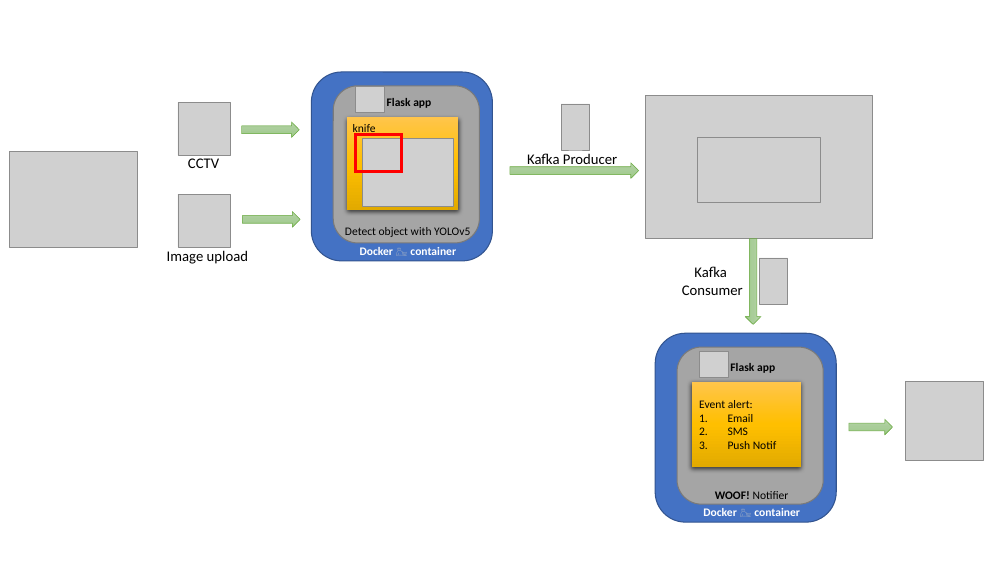
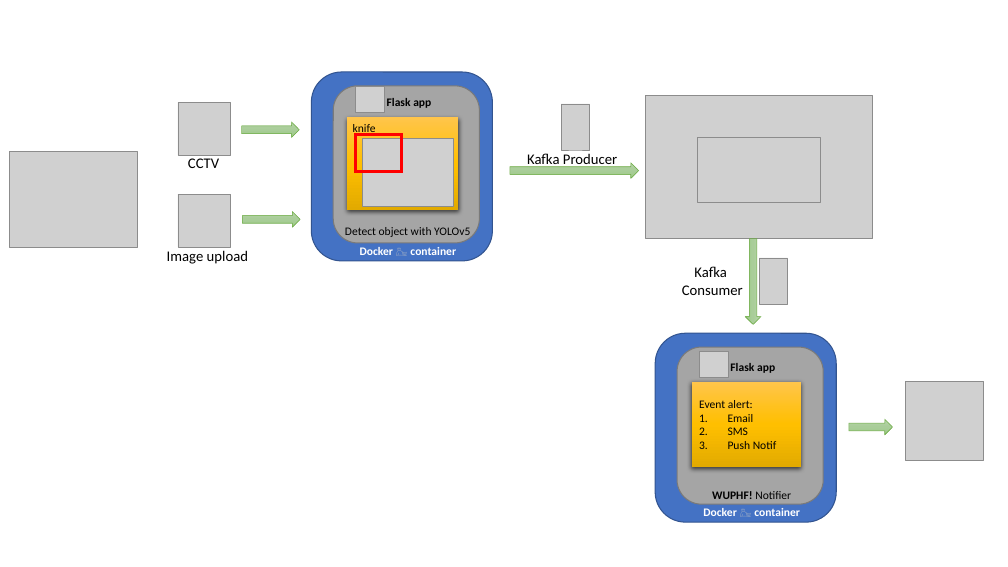
Before and after one commit to vikrantdeshpande09876/Weapons-Detector-WUPHF, a slide deck: slide 2 of Documentation/Logo-creation.pptx. Drawn at 1008x567 pixels with LibreOffice and Linux fonts; fonts in the diff are those of the drawing; grey boxes stand for pictures. Boxes give left, top, right and bottom in pixels: in the first picture for what was removed or moved away, otherwise in the second. Text is boxed around its words. In the diff, an @@ line names an element or a change of style, - is before the commit and + after.

```diff
--- a/Documentation/Logo-creation.pptx
+++ b/Documentation/Logo-creation.pptx
@@ text at bbox=[712, 491, 791, 499]: text changed @@
-WOOF! Notifier
+WUPHF! Notifier
```
Also in this commit, not shown: 2 other files.
